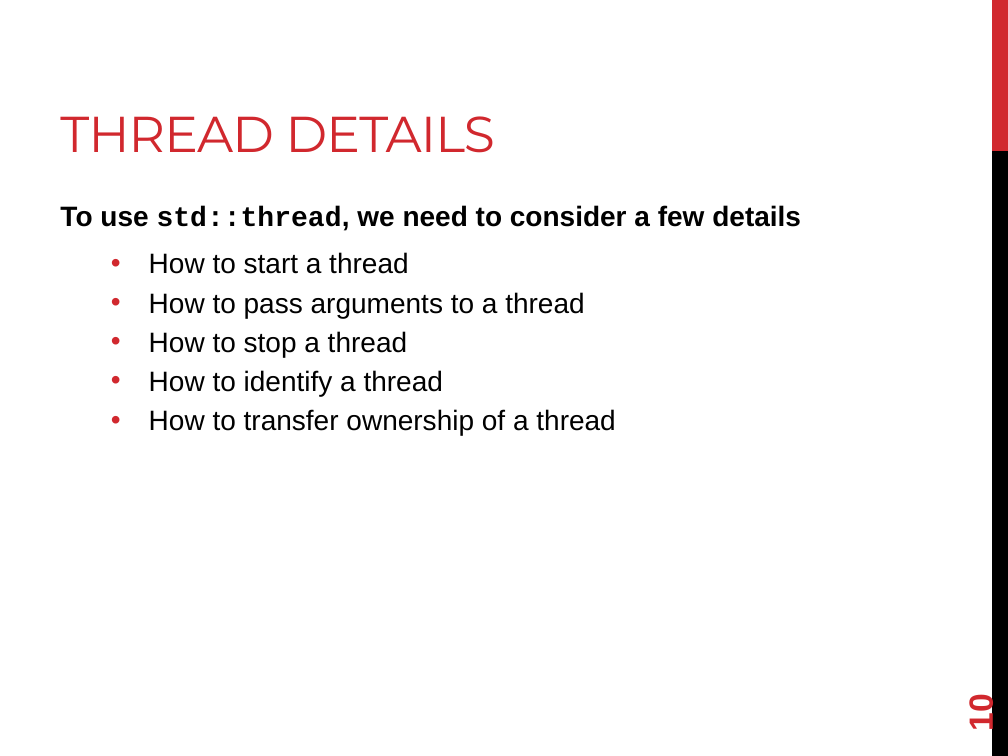
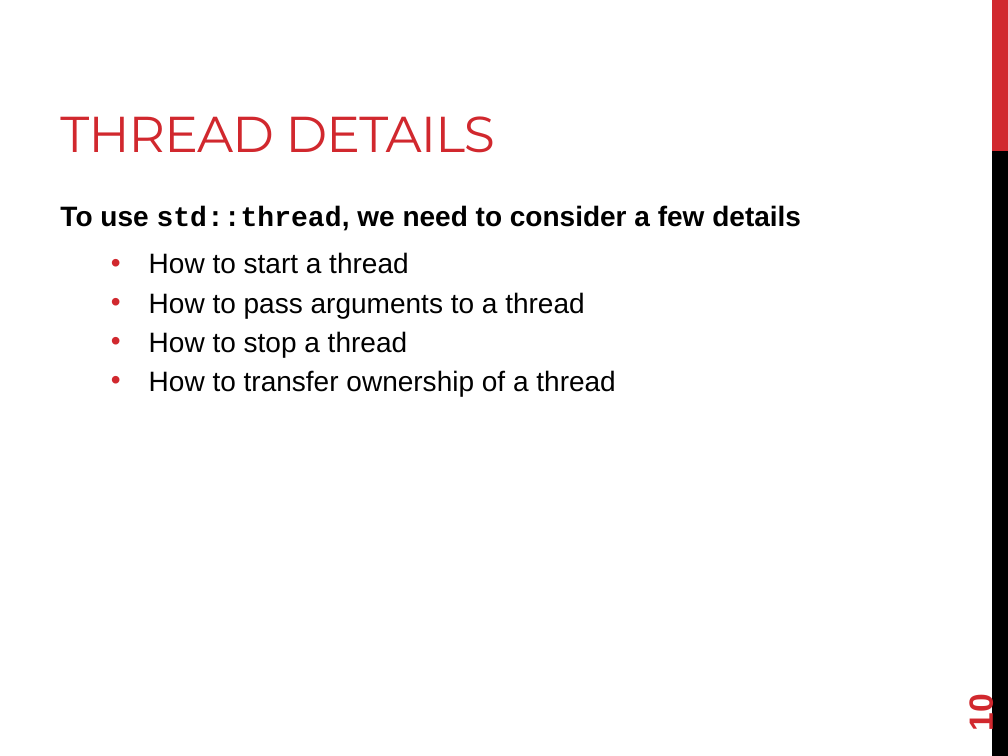
Before and after one commit to joshpeterson/DevelopingConcurrentSoftware, a slide deck: slide 10 of Lectures/Threads/Threads.pptx. Drawn at 1008x756 pixels with LibreOffice and Linux fonts; fonts in the diff are those of the drawing. Boxes give left, top, right and bottom in pixels: in the first picture for what was removed or moved away, otherwise in the second. Text is boxed around its words. In the diff, an @@ line names an element or a change of style, - is before the commit and + after.

Commit message:
Finish threads lecture.

```diff
--- a/Lectures/Threads/Threads.pptx
+++ b/Lectures/Threads/Threads.pptx
@@ text at box(149, 370, 443, 396): paragraph removed @@
-  • How to identify a thread
```
Also in this commit, not shown: 2 other slides changed, 5 slides added.
